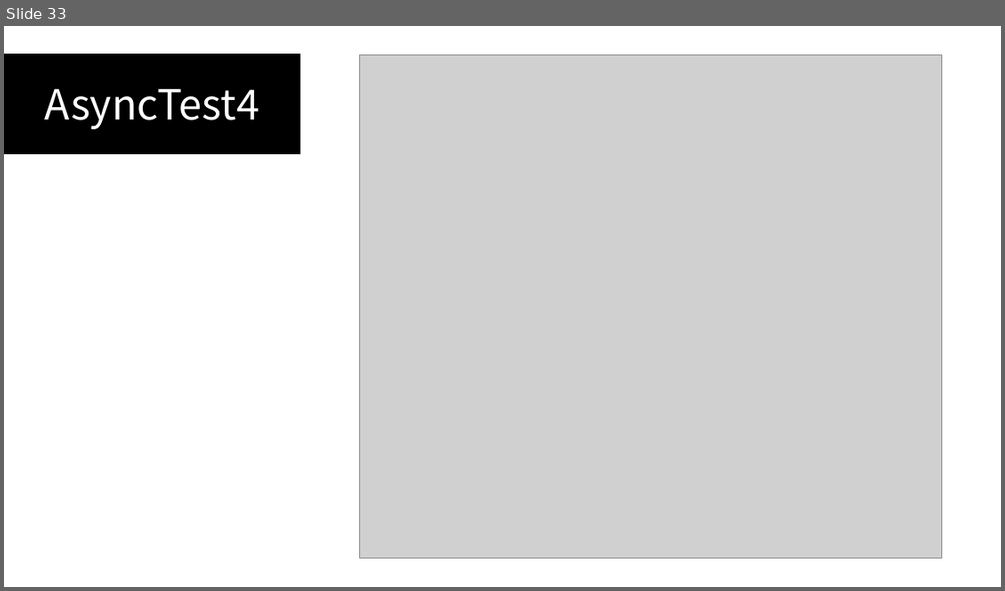
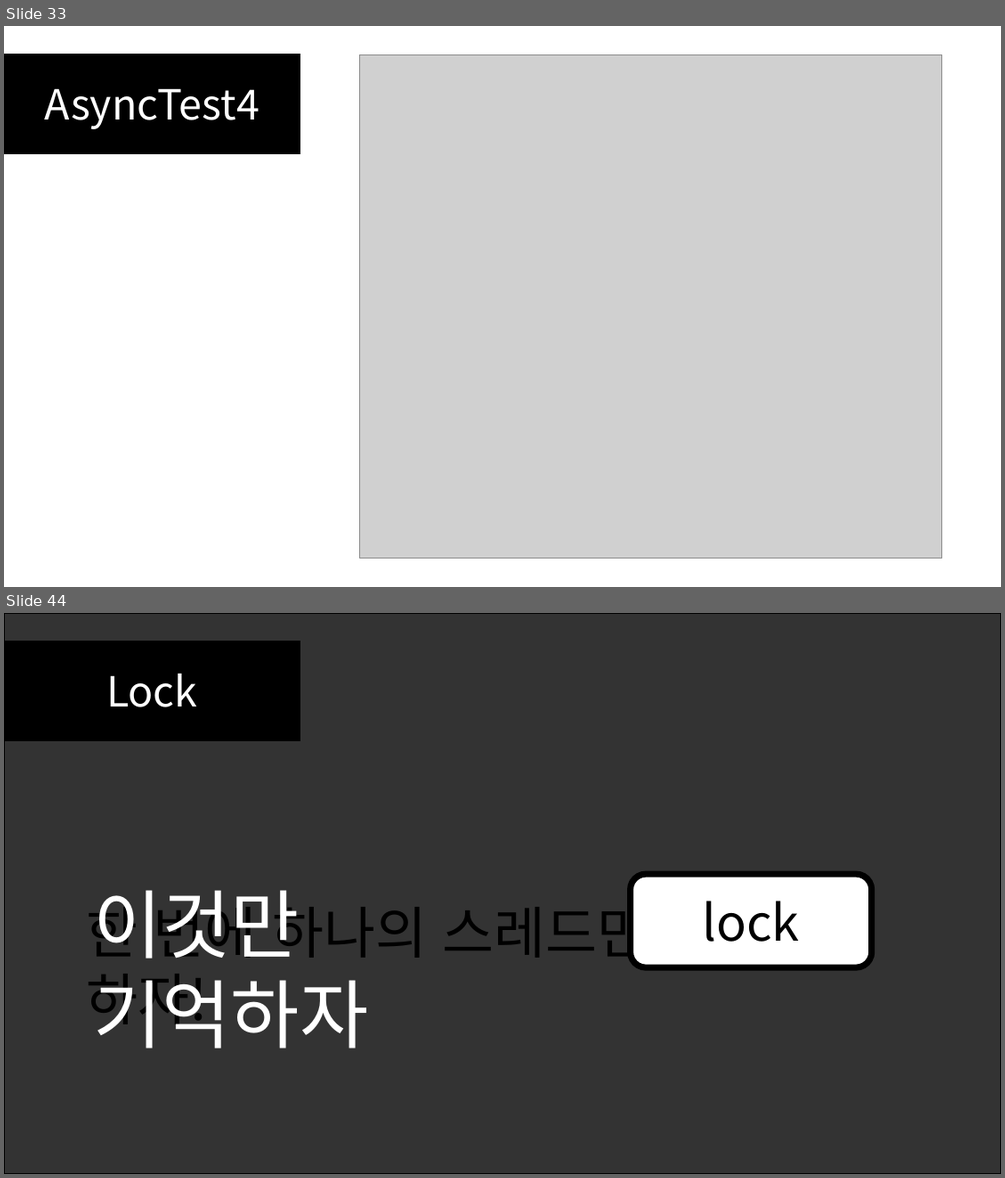
Before and after one commit to SEH00N/SDLU, a slide deck: ServerLecture/PT/4강 멀티스레딩 기초.pptx. Shown one above the other, each under a label of ours: slide 33 before the commit, slides 33 and 44 after it; the slides between them are not shown. The pictures are 1005x591 and 1005x1178 pixels, drawn with LibreOffice and Linux fonts; fonts in the diff are those of the drawing; grey boxes stand for pictures. Boxes give left, top, right and bottom in pixels: in the first picture for what was removed or moved away, otherwise in the second. Text is boxed around its words. In the diff, an @@ line names an element or a change of style, - is before the commit and + after.

Commit message:
4강 멀티스레딩 기초

```diff
--- a/ServerLecture/PT/4강 멀티스레딩 기초.pptx
+++ b/ServerLecture/PT/4강 멀티스레딩 기초.pptx
@@ slide 44 added at [4, 613, 1001, 1174], background #FFFFFF @@
@@ rectangle added at [4, 613, 1001, 1174], fill #000000 at 80% opacity, outline #000000 1 pt @@
@@ rectangle added at [4, 641, 300, 741], fill #000000, outline #000000 1 pt, 40 pt, text #FFFFFF @@
+Lock
@@ rounded rectangle added at [631, 874, 872, 967], fill #FFFFFF, outline #000000 6 pt, 48 pt, text #000000 @@
+lock
@@ text added at [86, 896, 871, 1034], 54 pt, text #000000 @@
+한 번에 하나의 스레드만 접근하게 하자!
@@ text added at [93, 890, 368, 1048], 72 pt, text #FFFFFF @@
+이것만 기억하자
```
Also in this commit, not shown: 1 slide changed, 27 other slides added, 1 slide removed, 11 other files.
